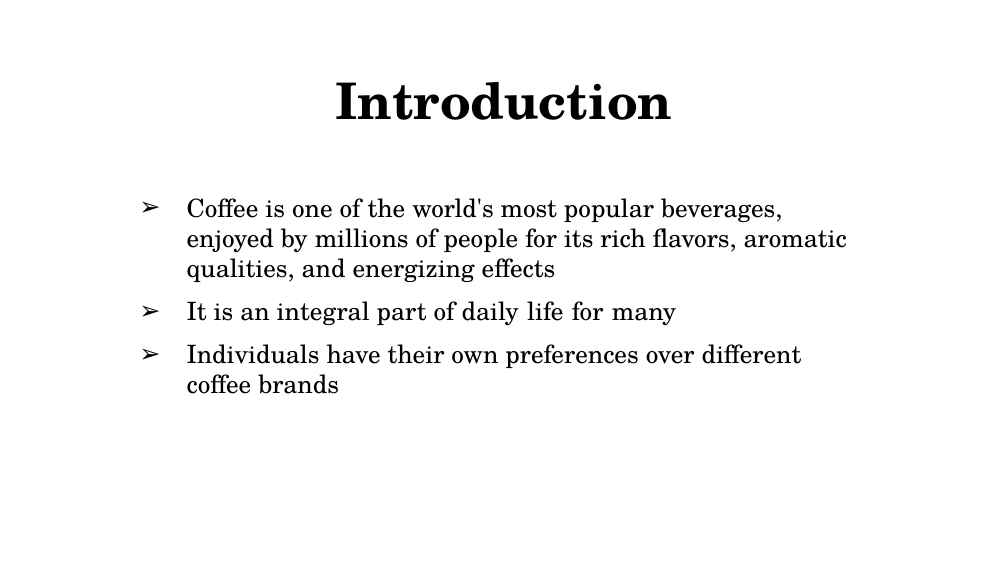
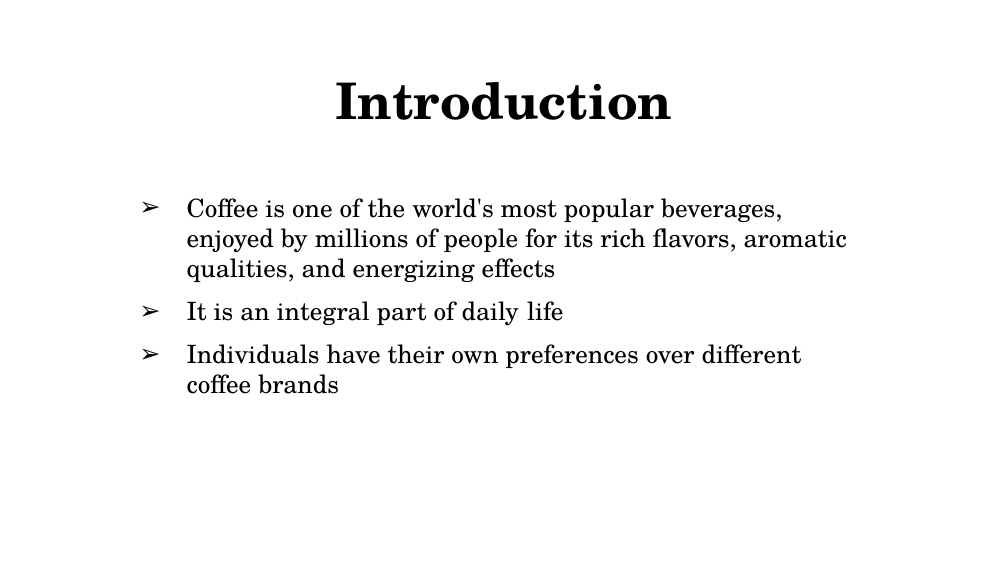
Before and after one commit to subhajyotirkmveri/Econometrics_project_matter, a slide deck: slide 2 of Project/Econometrics.pptx. Drawn at 1008x567 pixels with LibreOffice and Linux fonts; fonts in the diff are those of the drawing; background and template pictures are left out. Boxes give left, top, right and bottom in pixels: in the first picture for what was removed or moved away, otherwise in the second. Text is boxed around its words. In the diff, an @@ line names an element or a change of style, - is before the commit and + after.

```diff
--- a/Project/Econometrics.pptx
+++ b/Project/Econometrics.pptx
@@ text at <box>187,301,563,326</box>: text changed @@
-➢ It is an integral part of daily life for many
+➢ It is an integral part of daily life
```
Also in this commit, not shown: 5 other slides changed, 11 slides added, 2 slides removed.
